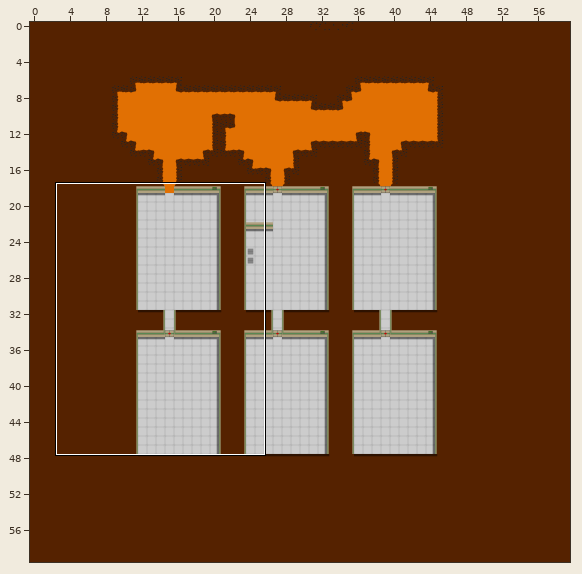
A Tiled map gets an edit: core/assets/world/world05.tmx. The picture above shows the old version from afar; the outline marks the close-up.
Close-up. Earlier state:
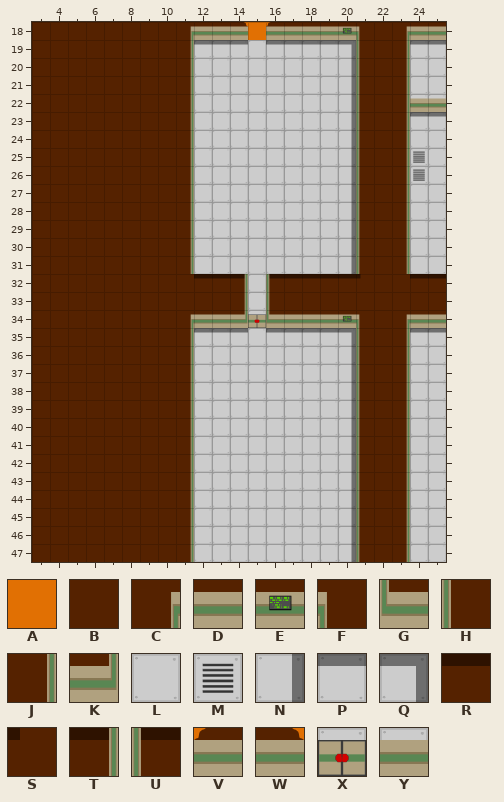
Cells are 64x64 px. Shown: x 3..25, y 18..47. The commit also changed other parts of the map, which this record leaves out.
Key: from "world": A 0, B 14, C 30, D 31, E 32, F 33, G 34, H 35, J 36, K 37, L 38, M 39, N 40, P 41, Q 43, R 48, S 50, T 52, U 58, V 59, W 60, X 63, Y 65.
_ is an empty cell.
Layer "world" before, first column x 3:
18 BBBBBBBBCDDWAVDDDEFBCDD
19 BBBBBBBBJPPPLPPPPQHBJPP
20 BBBBBBBBJLLLLLLLLNHBJLL
21 BBBBBBBBJLLLLLLLLNHBJLL
22 BBBBBBBBJLLLLLLLLNHBJYY
23 BBBBBBBBJLLLLLLLLNHBJPP
24 BBBBBBBBJLLLLLLLLNHBJLL
25 BBBBBBBBJLLLLLLLLNHBJML
26 BBBBBBBBJLLLLLLLLNHBJML
27 BBBBBBBBJLLLLLLLLNHBJLL
28 BBBBBBBBJLLLLLLLLNHBJLL
29 BBBBBBBBJLLLLLLLLNHBJLL
30 BBBBBBBBJLLLLLLLLNHBJLL
31 BBBBBBBBJLLLLLLLLNHBJLL
32 BBBBBBBBBRRTLURRRRSBBRR
33 BBBBBBBBBBBJLHBBBBBBBBB
34 BBBBBBBBCDDKXGDDDEFBCDD
35 BBBBBBBBJPPPLPPPPQHBJPP
36 BBBBBBBBJLLLLLLLLNHBJLL
37 BBBBBBBBJLLLLLLLLNHBJLL
38 BBBBBBBBJLLLLLLLLNHBJLL
39 BBBBBBBBJLLLLLLLLNHBJLL
40 BBBBBBBBJLLLLLLLLNHBJLL
41 BBBBBBBBJLLLLLLLLNHBJLL
42 BBBBBBBBJLLLLLLLLNHBJLL
43 BBBBBBBBJLLLLLLLLNHBJLL
44 BBBBBBBBJLLLLLLLLNHBJLL
45 BBBBBBBBJLLLLLLLLNHBJLL
46 BBBBBBBBJLLLLLLLLNHBJLL
47 BBBBBBBBJLLLLLLLLNHBJLL
The result:
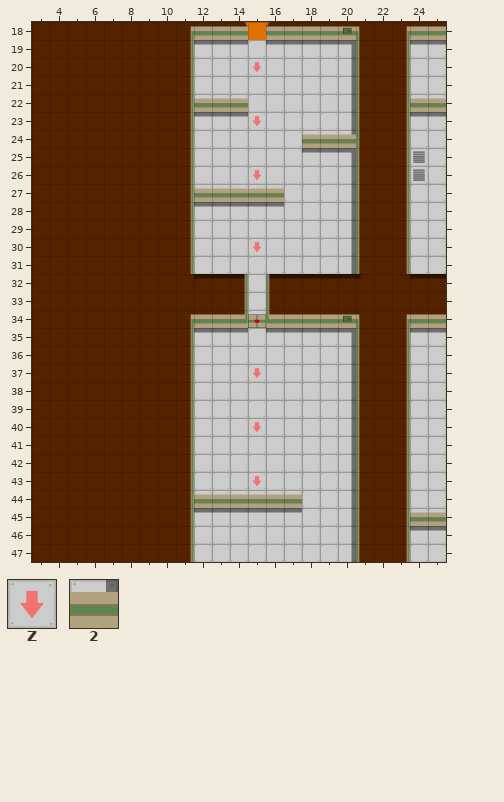
Further tiles: from "world": Z 54, 2 66.
Change:
Changed rows in their new state; . is an unchanged cell.
Layer "world":
first column x 12:
20 ...Z.....
22 YYY......
23 PPPZ.....
24 ......YY2
25 ......PPQ
26 ...Z.....
27 YYYYY....
28 PPPPP....
30 ...Z.....
first column x 12:
37 ...Z..........
40 ...Z..........
43 ...Z..........
44 YYYYYY........
45 PPPPPP......YY
46 ............PP
